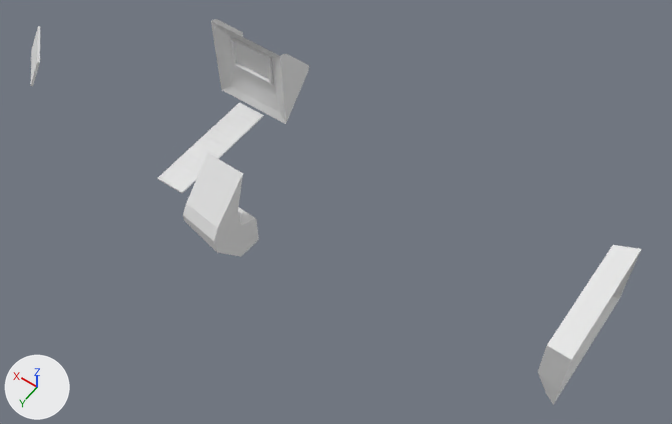
The FBX model Blender/fbx/Nave/SHIP_3.fbx as it was, and as the next commit left it.
Before and after are seen from a 50 mm lens placed at (-7.45, 12.05, 20.73), pointed at (0.99, 0.23, 2.16). Lighting does not change. The marker at lower left points along +X, +Y and +Z. The picture after the commit comes second. Where no turn or scale is listed for an object, it has been applied to the vertices.

Names of what the first picture shows: 'Gradino1', 'Scala', 'Shop Terminal & Ship Repair Terminal', 'System Terminal', 'Terminale.001' and 1 more.
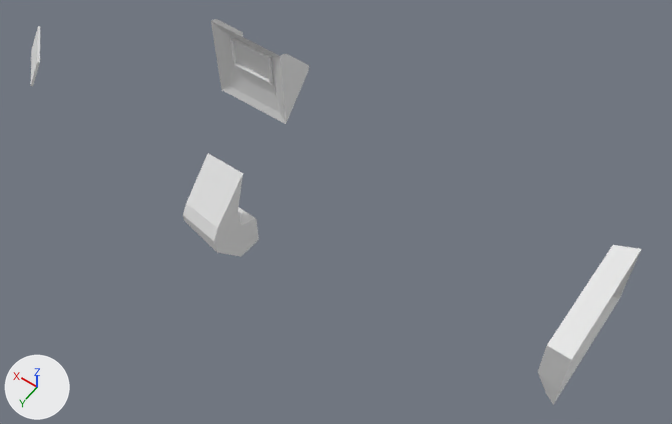
Pixel boxes [x1, y1, x2, y2] of what changed, in the pictures (672 x 424 px):
```json
{"object": "Gradino1", "change": "deleted", "before": [161, 105, 260, 190]}
{"object": "Scala", "change": "deleted", "before": [158, 102, 264, 193]}
```

Scene script edits in JSON lines:
```json
{"op": "remove", "block": "ob_gradino1", "code": ["ob_gradino1 = bpy.data.objects.new('Gradino1', me_plane_009)", "ob_gradino1.location = (5.38, -0.03, 1.58)"]}
{"op": "remove", "block": "ob_scala", "code": ["ob_scala = bpy.data.objects.new('Scala', me_plane_012)", "ob_scala.location = (5.38, -0.03, 1.58)"]}
```
